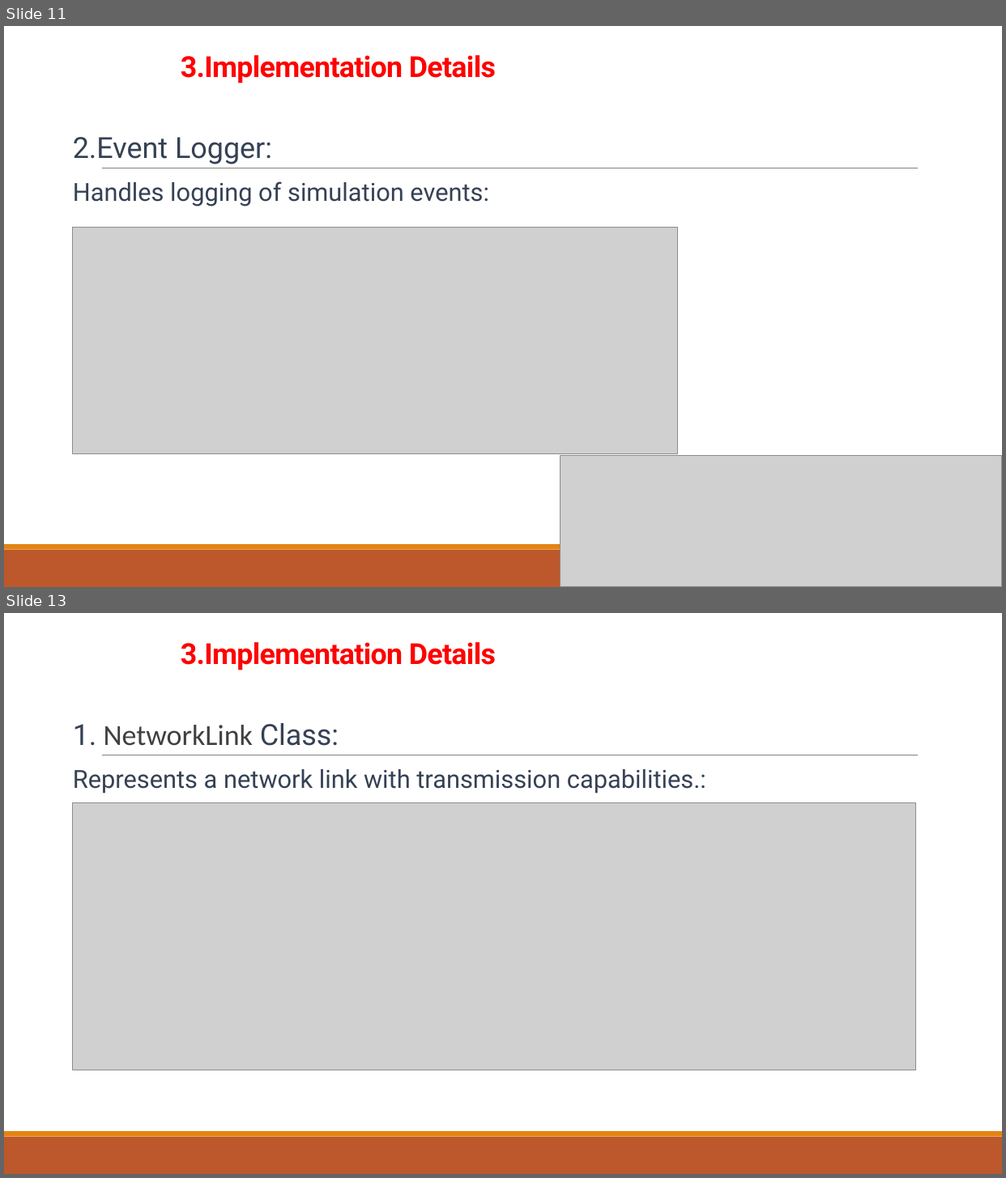
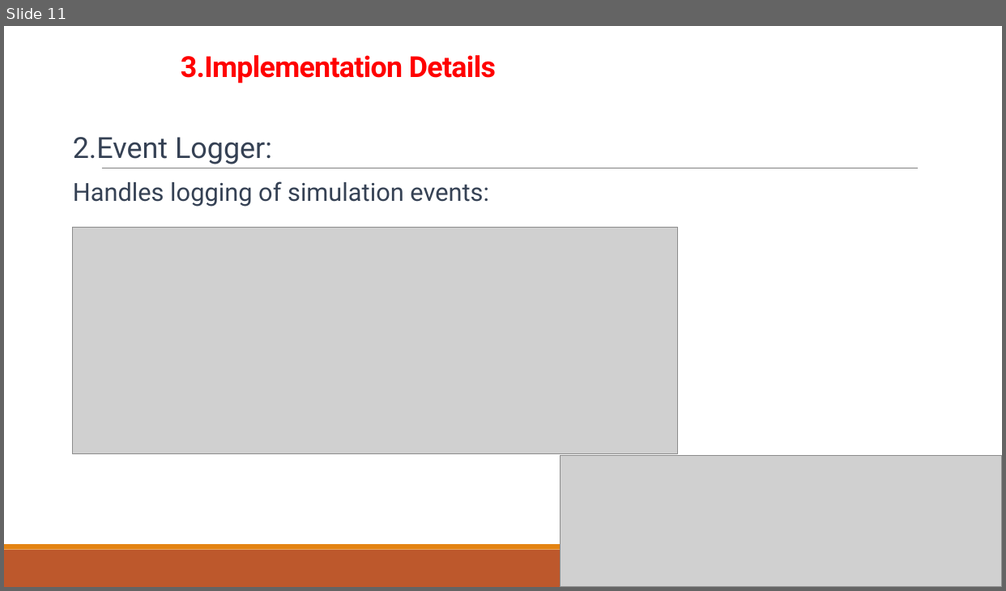
Before and after one commit to Thanoon12k/ROUTER-AQM-FIFO-CODEL-PIE-comparison, a slide deck: PIE.pptx. Shown one above the other, each under a label of ours: slides 11 and 13 before the commit, slide 11 after it; the slides between them are not shown. The pictures are 1006x1178 and 1006x591 pixels, drawn with LibreOffice and Linux fonts; fonts in the diff are those of the drawing; grey boxes stand for pictures. Boxes give left, top, right and bottom in pixels: in the first picture for what was removed or moved away, otherwise in the second. Text is boxed around its words. In the diff, an @@ line names an element or a change of style, - is before the commit and + after.

```diff
--- a/PIE.pptx
+++ b/PIE.pptx
@@ slide 13 removed at <box>4,613,1002,1174</box>, background #FFFFFF; not listed: 3 template elements that a slide beside it also shows @@
@@ title removed at <box>181,642,496,671</box> @@
-3.Implementation Details
@@ text removed at <box>73,723,706,794</box> @@
-1. NetworkLink Class:
-Represents a network link with transmission capabilities.:
@@ picture removed at <box>73,803,916,1071</box> @@
```
Also in this commit, not shown: 14 slides changed, 4 slides added, 5 other slides removed, 16 other files.
